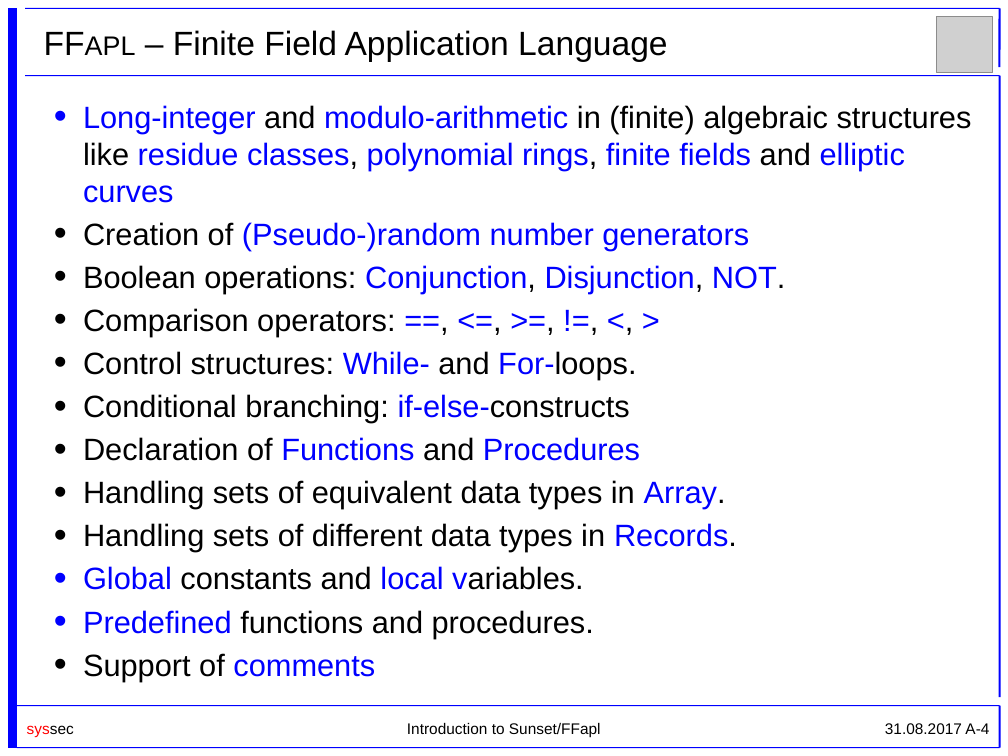
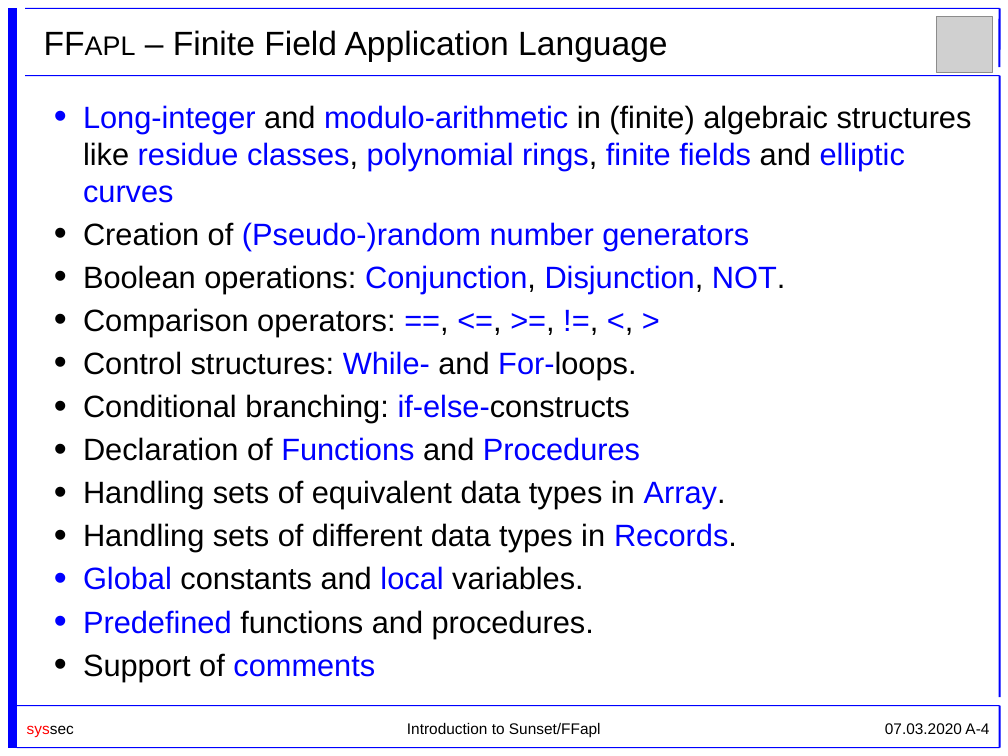
Before and after one commit to cryptool-org/cryptobrief, a slide deck: slide 4 of manual (drafts)/Sunset_Slides_UniKlu.pptx. Drawn at 1008x756 pixels with LibreOffice and Linux fonts; fonts in the diff are those of the drawing; grey boxes stand for pictures; background and template pictures are left out. Boxes give left, top, right and bottom in pixels: in the first picture for what was removed or moved away, otherwise in the second. Text is boxed around its words. In the diff, an @@ line names an element or a change of style, - is before the commit and + after.

```diff
--- a/manual (drafts)/Sunset_Slides_UniKlu.pptx
+++ b/manual (drafts)/Sunset_Slides_UniKlu.pptx
@@ text at (83, 566, 584, 590): text colour #0000FF to #000000 in "variables." @@
@@ text at (885, 723, 989, 734): text changed @@
-31.08.2017 A-4
+07.03.2020 A-4
```
Also in this commit, not shown: 3 other slides changed, 1 other file.
